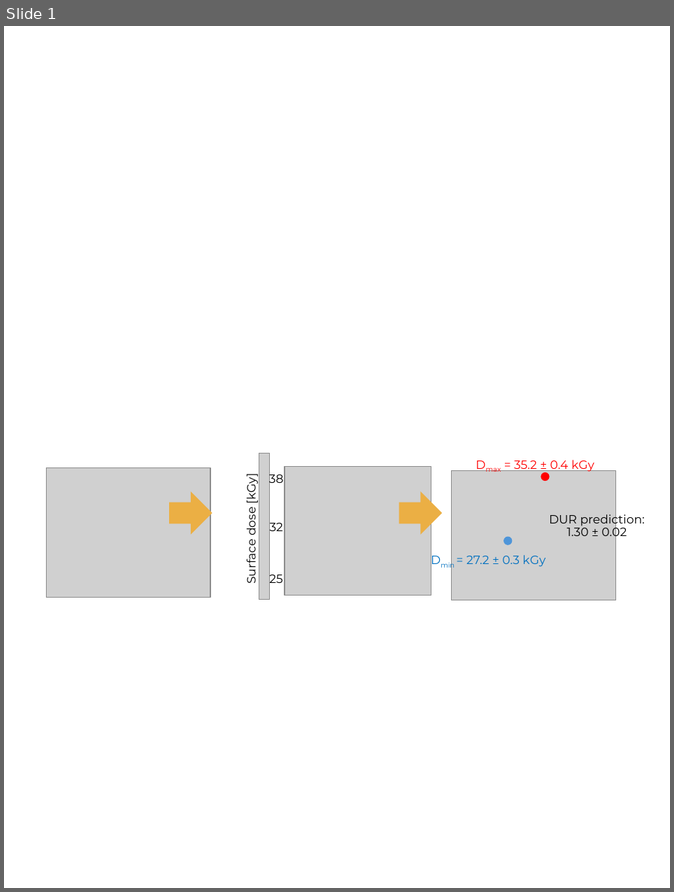
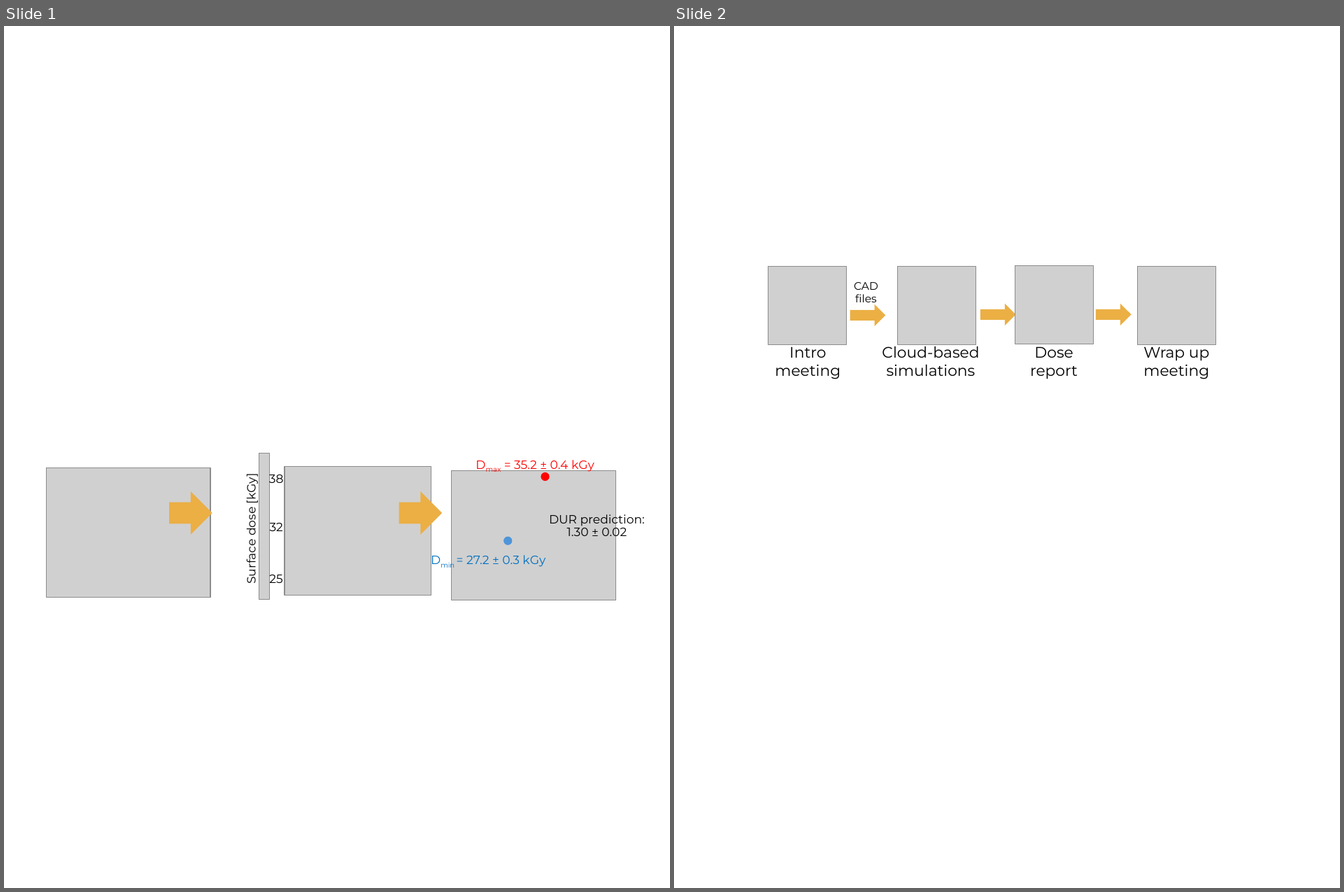
Before and after one commit to trtprojects/trtprojects.github.io, a slide deck: images/Images.pptx. Shown side by side, each under a label of ours: slide 1 before the commit, slides 1 and 2 after it. The pictures are 674x892 and 1344x892 pixels, drawn with LibreOffice and Linux fonts; fonts in the diff are those of the drawing; grey boxes stand for pictures. Boxes give left, top, right and bottom in pixels: in the first picture for what was removed or moved away, otherwise in the second. Text is boxed around its words. In the diff, an @@ line names an element or a change of style, - is before the commit and + after.

```diff
--- a/images/Images.pptx
+++ b/images/Images.pptx
@@ slide 2 added at <box>674,26,1340,888</box>, background #FFFFFF @@
@@ group added at <box>768,266,1216,380</box>: 5 texts, 4 pictures, 3 right arrows @@
+Wrap up meeting
+Cloud-based simulations
+CAD files
+Intro meeting
+Dose report
```
Also in this commit, not shown: 10 other files.
